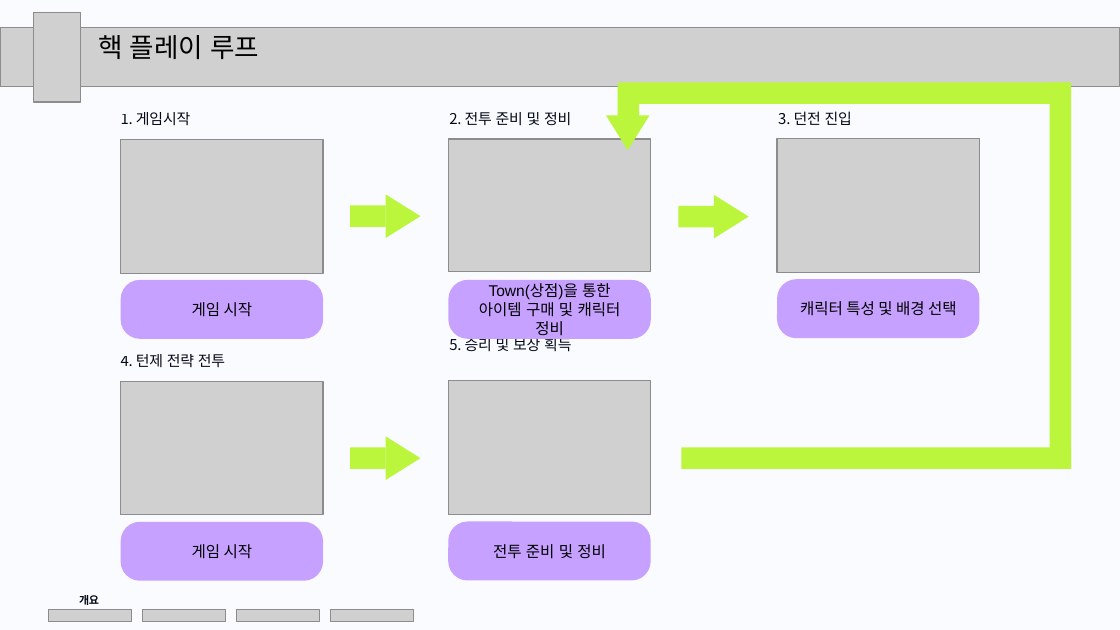
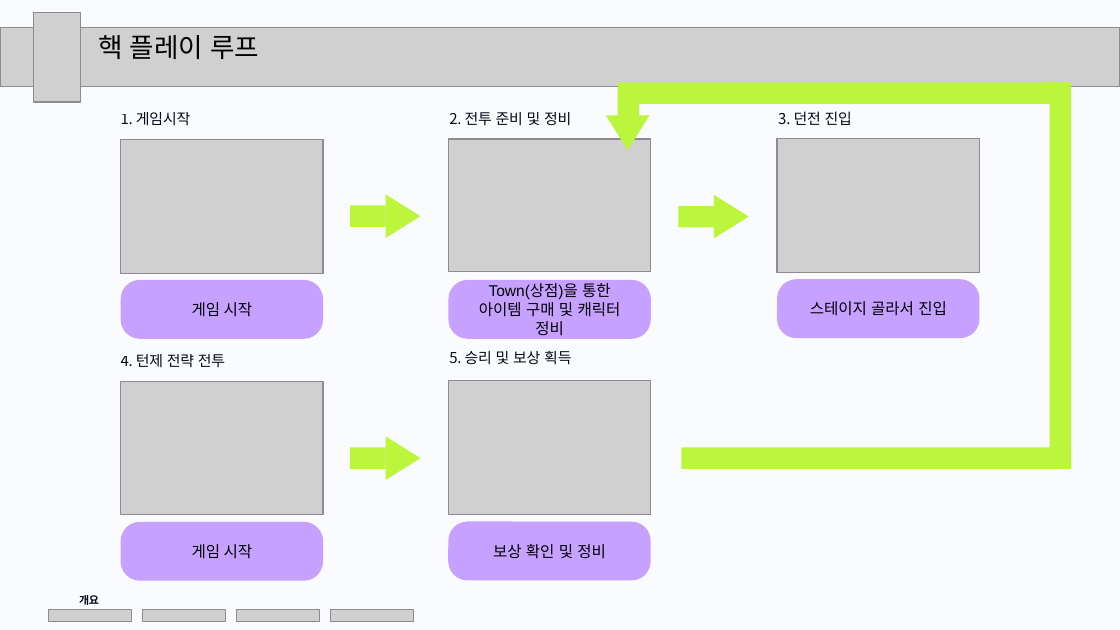
Before and after one commit to KuroaLime/Tales_of_the_Dark_Throne, a slide deck: slide 6 of 문서/제출/최종 결과 보고서ppt.pptx. Drawn at 1120x630 pixels with LibreOffice and Linux fonts; fonts in the diff are those of the drawing; grey boxes stand for pictures. Boxes give left, top, right and bottom in pixels: in the first picture for what was removed or moved away, otherwise in the second. Text is boxed around its words. In the diff, an @@ line names an element or a change of style, - is before the commit and + after.

```diff
--- a/문서/제출/최종 결과 보고서ppt.pptx
+++ b/문서/제출/최종 결과 보고서ppt.pptx
@@ text in rounded rectangle at (810, 301, 947, 316): text changed @@
-캐릭터 특성 및 배경 선택
+스테이지 골라서 진입
@@ text "5. 승리 및 보상 획득": place and size @@
-text "5. 승리 및 보상 획득" at (449, 335, 571, 352)
+text "5. 승리 및 보상 획득" at (449, 351, 571, 365)
@@ text in rounded rectangle at (493, 544, 606, 559): text changed @@
-전투 준비 및 정비
+보상 확인 및 정비
```
Also in this commit, not shown: 6 other slides changed, 1 slide added, 1 other file.
